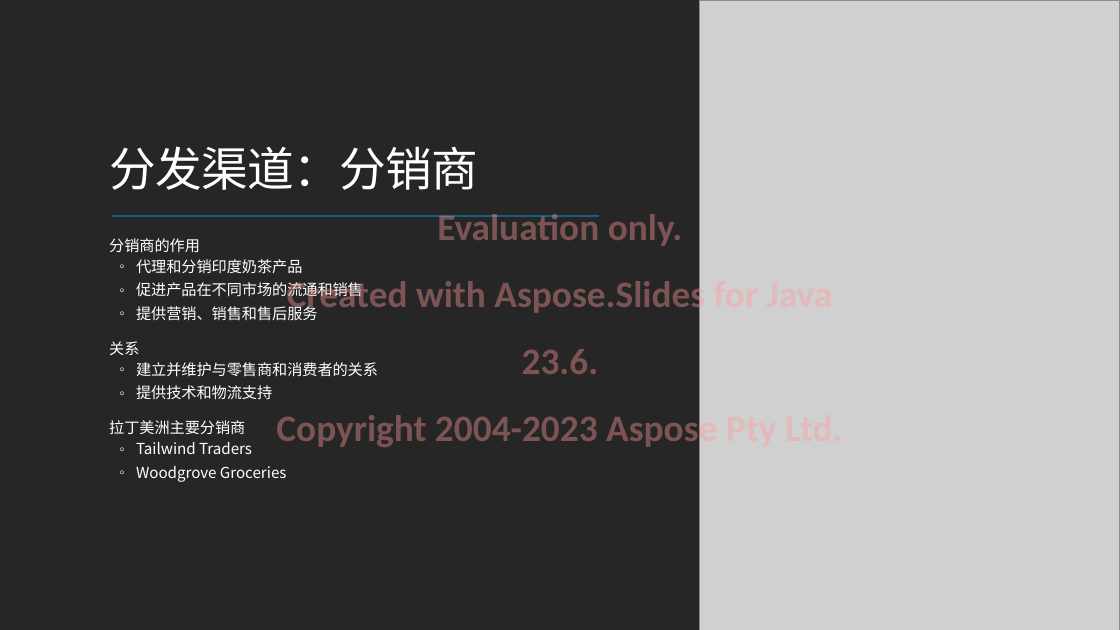
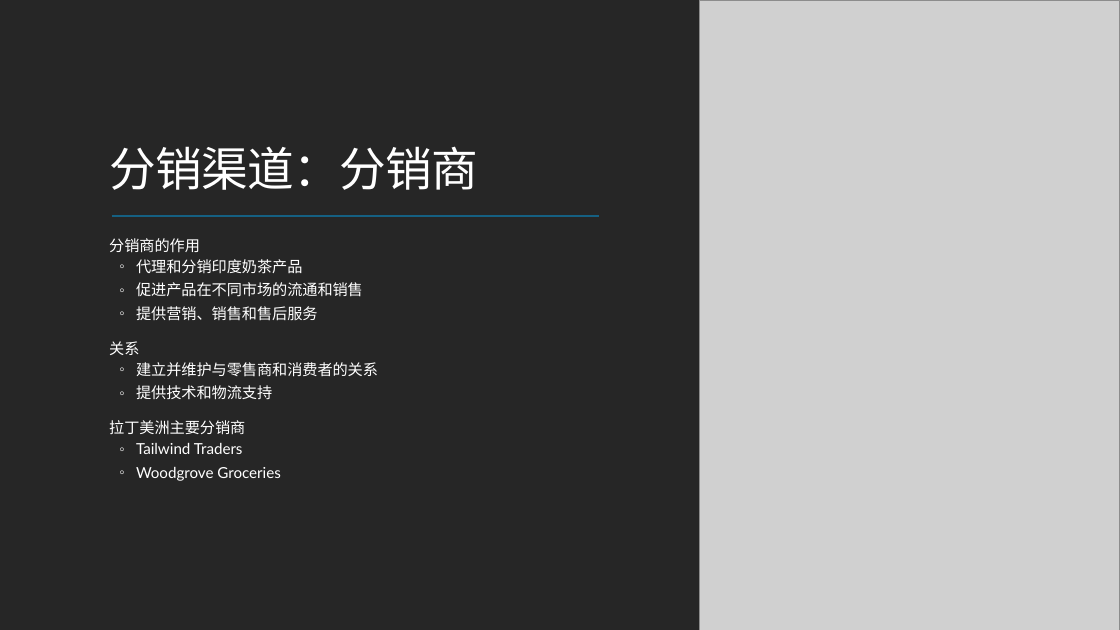
Before and after one commit to MicrosoftLearning/MS-4004-Empower-workforce-copilot-use-cases.zh-cn, a slide deck: slide 10 of ResourceFiles/Mystic Spice Premium Chai Market Analysis Presentation.pptx. Drawn at 1120x630 pixels with LibreOffice and Linux fonts; fonts in the diff are those of the drawing; grey boxes stand for pictures. Boxes give left, top, right and bottom in pixels: in the first picture for what was removed or moved away, otherwise in the second. Text is boxed around its words. In the diff, an @@ line names an element or a change of style, - is before the commit and + after.

```diff
--- a/ResourceFiles/Mystic Spice Premium Chai Market Analysis Presentation.pptx
+++ b/ResourceFiles/Mystic Spice Premium Chai Market Analysis Presentation.pptx
@@ title at <box>109,146,478,190</box>: text changed; font Noto Sans CJK SC to TeX Gyre Bonum @@
-分发渠道：分销商
+分销渠道：分销商
@@ text "分销商的作用" at <box>109,238,378,481</box>: font Noto Sans CJK SC to Lato @@
@@ text removed at <box>276,214,717,451</box> @@
-Evaluation only.
-Created with Aspose.Slides for Java 23.6.
-Copyright 2004-2023 Aspose Pty Ltd.
```
Also in this commit, not shown: 13 other slides changed, 18 other files.
